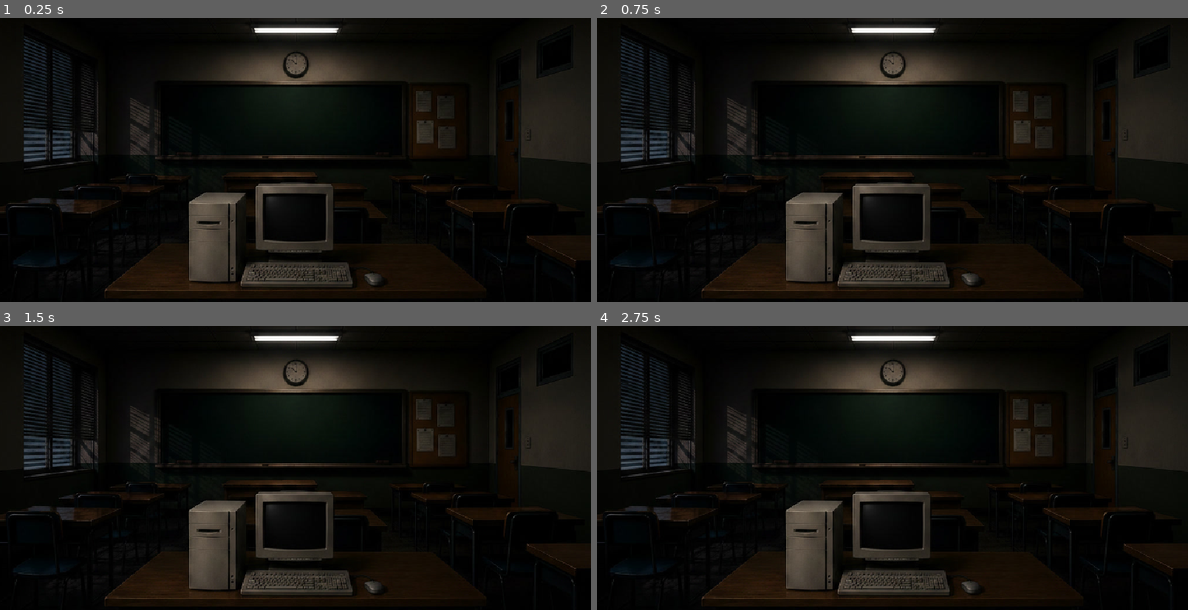
Above: before the commit, frames 1-4 (two rows, left to right).
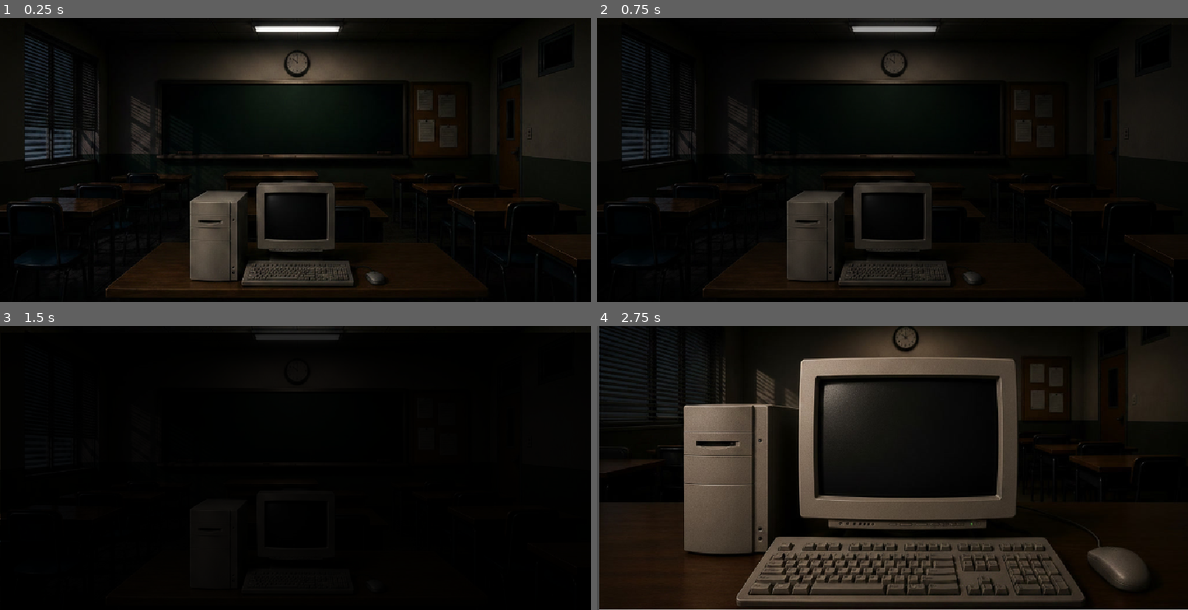
Above: after the commit, the same moments.

Repository: gustavoalcobaca/PIBIC-2026-ENEM
Game: Godot game, scene res://Cenas/telainicial.tscn
The game is run twice, just before and just after one commit, with the same random seed, the same clock (stepped at 60 frames per second) and the same inputs.
Inputs (mouse positions are in pixels of both pictures, inside the frame that each line leads up to):
- Up to frame 1 (0.25 s): no input
- Up to frame 2 (0.75 s): click (868, 233) at 0.52 s
- Up to frame 3 (1.5 s): no input
- Up to frame 4 (2.75 s): no input

The runs differ from the first frame. In frame 1, 5.1% of the frame differs, in the area x 0-98%, y 2-99%; in frame 2, 8.0%; in frame 3, 19%; in frame 4, 43%, in the area x 0-100%, y 0-100%.

Commit message:
VERSAO BETA 0.1
Coloquei transição de telas e botões.

Diff:
--- /dev/null
+++ b/Cenas/computador.tscn
@@ -0,0 +1,15 @@
+[gd_scene format=3 uid="uid://cvxkqo33loo60"]
+
+[ext_resource type="Texture2D" uid="uid://ci2tkxt2c8ibn" path="res://Assets/main.jpg" id="1_i8jqq"]
+
+[node name="Computador" type="Control" unique_id=1377238177]
+layout_mode = 3
+anchors_preset = 0
+
+[node name="TextureRect" type="TextureRect" parent="." unique_id=1553781804]
+layout_mode = 0
+offset_left = 4.0
+offset_top = -294.0
+offset_right = 1028.0
+offset_bottom = 730.0
+texture = ExtResource("1_i8jqq")
--- a/Cenas/node_2d.tscn
+++ /dev/null
@@ -1,19 +0,0 @@
-[gd_scene format=3 uid="uid://y7wy57da1wd0"]
-
-[ext_resource type="Texture2D" uid="uid://blwra75lk2orx" path="res://Assets/Main.png" id="1_ipieb"]
-
-[node name="Control" type="Control" unique_id=814002713]
-layout_mode = 3
-anchors_preset = 0
-offset_right = 40.0
-offset_bottom = 40.0
-
-[node name="TextureRect" type="TextureRect" parent="." unique_id=394541279]
-layout_mode = 0
-offset_left = -12.0
-offset_top = -220.0
-offset_right = 1660.0
-offset_bottom = 721.0
-texture = ExtResource("1_ipieb")
-expand_mode = 1
-stretch_mode = 6
--- a/Cenas/telainicial.tscn
+++ b/Cenas/telainicial.tscn
@@ -1,17 +1,89 @@
 [gd_scene format=3 uid="uid://c4wsagcpu2o6x"]
 
 [ext_resource type="Texture2D" uid="uid://4tmab0xpw7fk" path="res://Assets/backgraun.jpg" id="1_dbhuk"]
+[ext_resource type="Script" uid="uid://bgbyw4rk12ee" path="res://Script/telainicial.gd" id="1_n3i83"]
+
+[sub_resource type="Animation" id="Animation_n3i83"]
+length = 0.001
+tracks/0/type = "value"
+tracks/0/imported = false
+tracks/0/enabled = true
+tracks/0/path = NodePath("Fade:color")
+tracks/0/interp = 1
+tracks/0/loop_wrap = true
+tracks/0/keys = {
+"times": PackedFloat32Array(0),
+"transitions": PackedFloat32Array(1),
+"update": 0,
+"values": [Color(0, 0, 0, 0)]
+}
+
+[sub_resource type="Animation" id="Animation_d0r63"]
+resource_name = "entrar_pc"
+length = 2.0
+tracks/0/type = "value"
+tracks/0/imported = false
+tracks/0/enabled = true
+tracks/0/path = NodePath("Fade:color")
+tracks/0/interp = 1
+tracks/0/loop_wrap = true
+tracks/0/keys = {
+"times": PackedFloat32Array(0, 1, 2),
+"transitions": PackedFloat32Array(1, 1, 1),
+"update": 0,
+"values": [Color(0, 0, 0, 0.28235295), Color(0, 0, 0, 0.93333334), Color(0, 0, 0, 0)]
+}
+
+[sub_resource type="AnimationLibrary" id="AnimationLibrary_jb0m0"]
+_data = {
+&"RESET": SubResource("Animation_n3i83"),
+&"entrar_pc": SubResource("Animation_d0r63")
+}
 
 [node name="telainicial" type="Control" unique_id=709281143]
 layout_mode = 3
 anchors_preset = 0
-offset_right = 40.0
-offset_bottom = 40.0
+offset_right = 44.0
+offset_bottom = 38.0
+script = ExtResource("1_n3i83")
 
-[node name="TextureRect" type="TextureRect" parent="." unique_id=2104655490]
+[node name="Main" type="TextureRect" parent="." unique_id=2104655490]
+layout_mode = 1
+anchors_preset = 8
+anchor_left = 0.5
+anchor_top = 0.5
+anchor_right = 0.5
+anchor_bottom = 0.5
+offset_left = -25.0
+offset_top = -285.0
+offset_right = 999.0
+offset_bottom = 739.0
+grow_horizontal = 2
+grow_vertical = 2
+texture = ExtResource("1_dbhuk")
+stretch_mode = 6
+
+[node name="BotaoComputador" type="TextureButton" parent="." unique_id=1376744227]
+self_modulate = Color(1, 1, 1, 0)
 layout_mode = 0
-offset_left = -5.0
-offset_top = -264.0
-offset_right = 1019.0
-offset_bottom = 760.0
-texture = ExtResource("1_dbhuk")
+offset_left = 323.0
+offset_top = 281.0
+offset_right = 613.0
+offset_bottom = 462.0
+
+[node name="AnimationPlayer" type="AnimationPlayer" parent="." unique_id=709201132]
+libraries/ = SubResource("AnimationLibrary_jb0m0")
+
+[node name="Fade" type="ColorRect" parent="." unique_id=366235774]
+layout_mode = 1
+anchors_preset = 15
+anchor_right = 1.0
+anchor_bottom = 1.0
+offset_left = 1.0
+offset_top = 11.0
+offset_right = 980.0
+offset_bottom = 473.0
+grow_horizontal = 2
+grow_vertical = 2
+mouse_filter = 2
+color = Color(0, 0, 0, 0)
--- /dev/null
+++ b/Script/telainicial.gd
@@ -0,0 +1,19 @@
+extends Control
+
+@onready var botao = $BotaoComputador
+@onready var anim = $AnimationPlayer
+
+func _ready():
+	print("Cena carregada")
+	botao.pressed.connect(_entrar_no_pc)
+
+func _entrar_no_pc():
+	print("Botão clicado")
+	botao.disabled = true
+	anim.play("entrar_pc")
+
+	await anim.animation_finished
+
+	print("Mudando de cena")
+
+	get_tree().change_scene_to_file("res://Cenas/computador.tscn")
Binary file removed: Assets/Backgraun.png
Binary file removed: Assets/Main.png
Not shown, added: Script/telainicial.gd.uid
